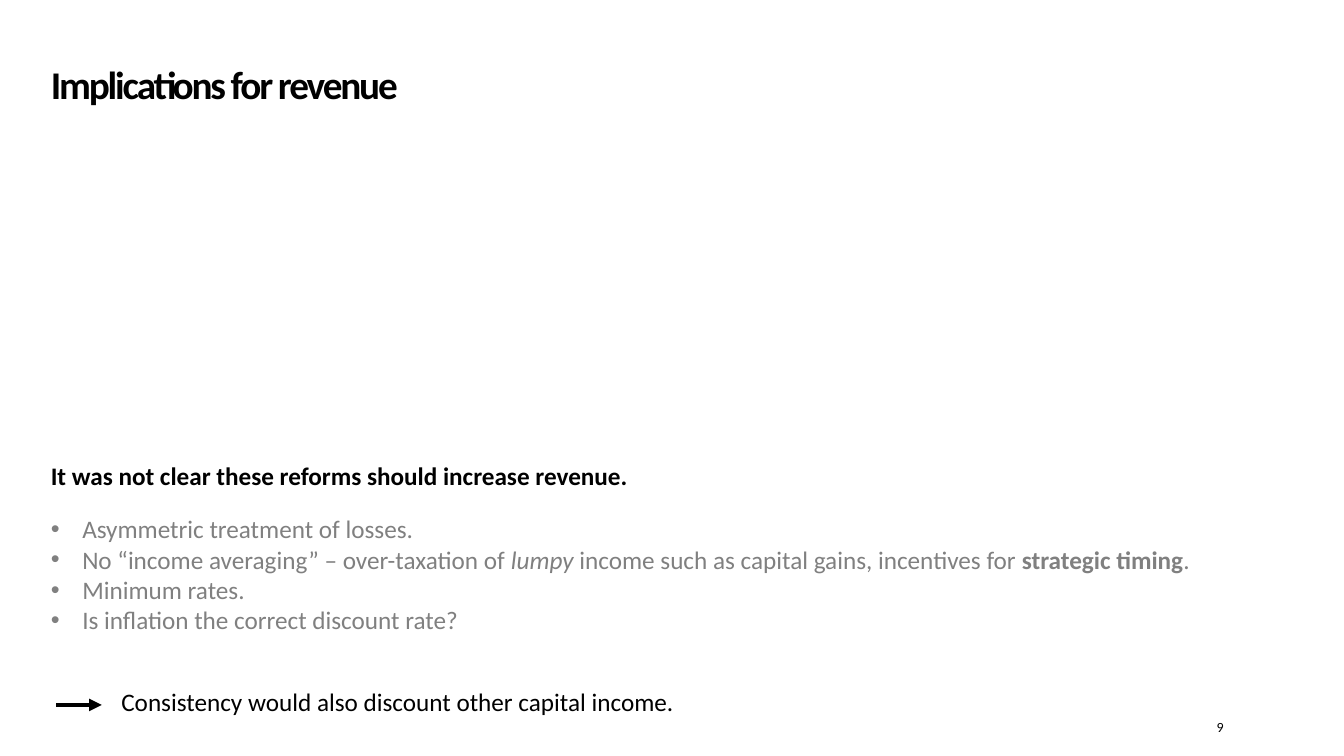
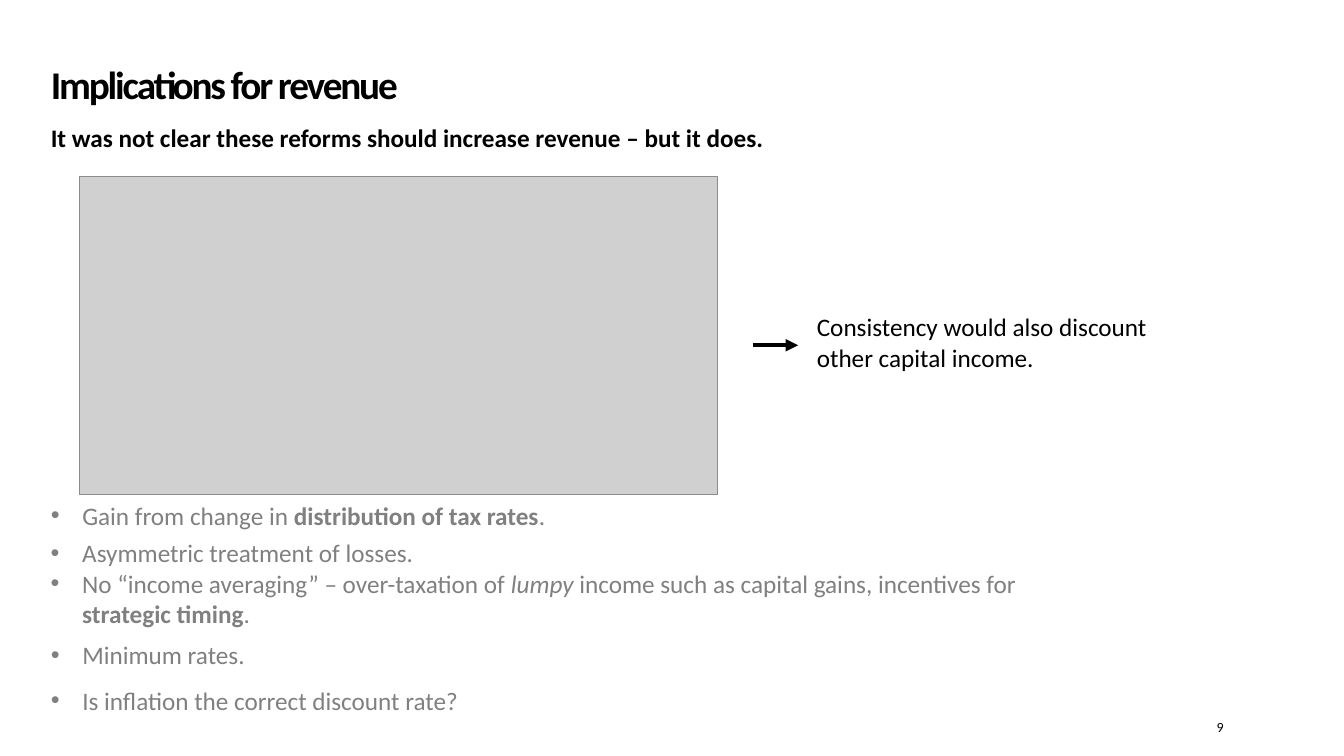
Before and after one commit to Zjub/TVHENZ, a slide deck: slide 9 of e61 Projects/Presentations/QETA Post-Budget 2026.pptx. Drawn at 1344x756 pixels with LibreOffice and Linux fonts; fonts in the diff are those of the drawing; grey boxes stand for pictures; background and template pictures are left out. Boxes give left, top, right and bottom in pixels: in the first picture for what was removed or moved away, otherwise in the second. Text is boxed around its words. In the diff, an @@ line names an element or a change of style, - is before the commit and + after.

Commit message:
Finish slides

```diff
--- a/e61 Projects/Presentations/QETA Post-Budget 2026.pptx
+++ b/e61 Projects/Presentations/QETA Post-Budget 2026.pptx
@@ text at box(51, 129, 763, 148): text changed @@
-It was not clear these reforms should increase revenue.
+It was not clear these reforms should increase revenue – but it does.
@@ picture added at box(80, 177, 719, 495) @@
@@ text "Consistency would also discount other ..." rewrapped from box(121, 693, 674, 715) to box(817, 318, 1146, 371) @@
@@ arrow moved from (56, 705) - (102, 705) to (753, 346) - (799, 346) @@
@@ text added at box(82, 507, 545, 529), 18 pt, text #808080, bold @@
+• Gain from change in distribution of tax rates.
@@ text "Asymmetric treatment of losses.": place and size @@
-text "Asymmetric treatment of losses." at box(82, 520, 1189, 629)
+text "Asymmetric treatment of losses." at box(82, 544, 1015, 627)
@@ text at box(82, 582, 457, 629): paragraphs removed @@
-• Minimum rates.
-• Is inflation the correct discount rate?
@@ text added at box(82, 647, 245, 664), 18 pt, text #808080 @@
+• Minimum rates.
@@ text added at box(82, 692, 457, 710), 18 pt, text #808080 @@
+• Is inflation the correct discount rate?
```
Also in this commit, not shown: 3 other slides changed.
